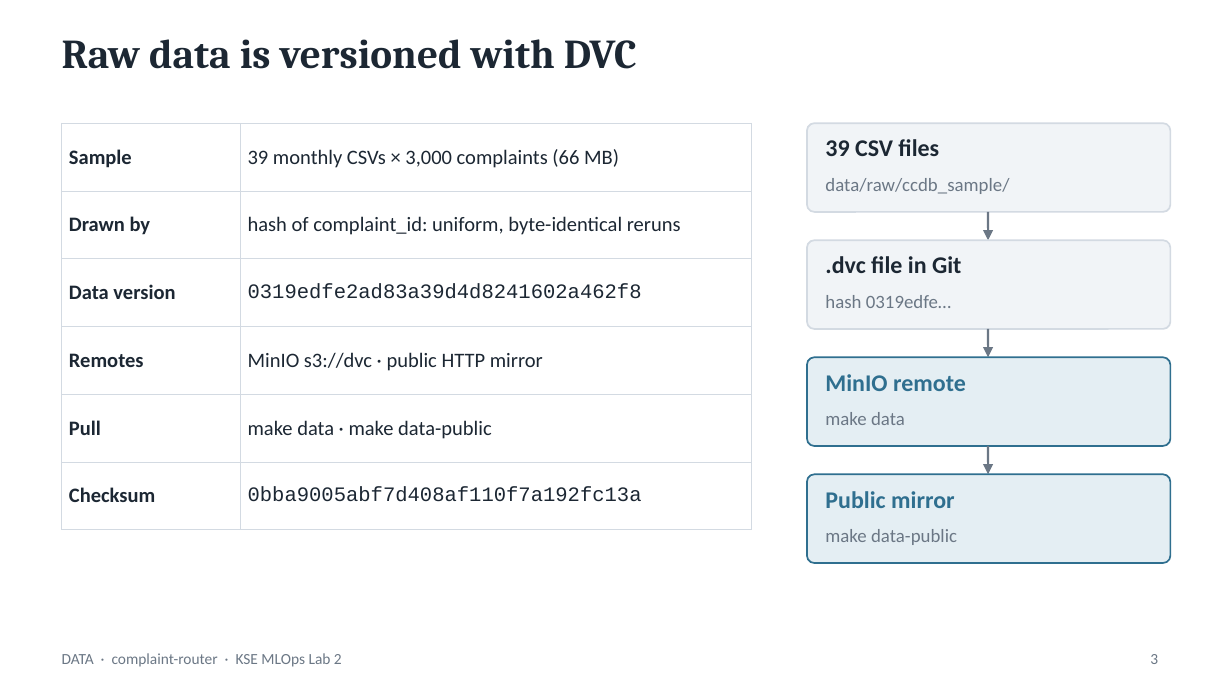
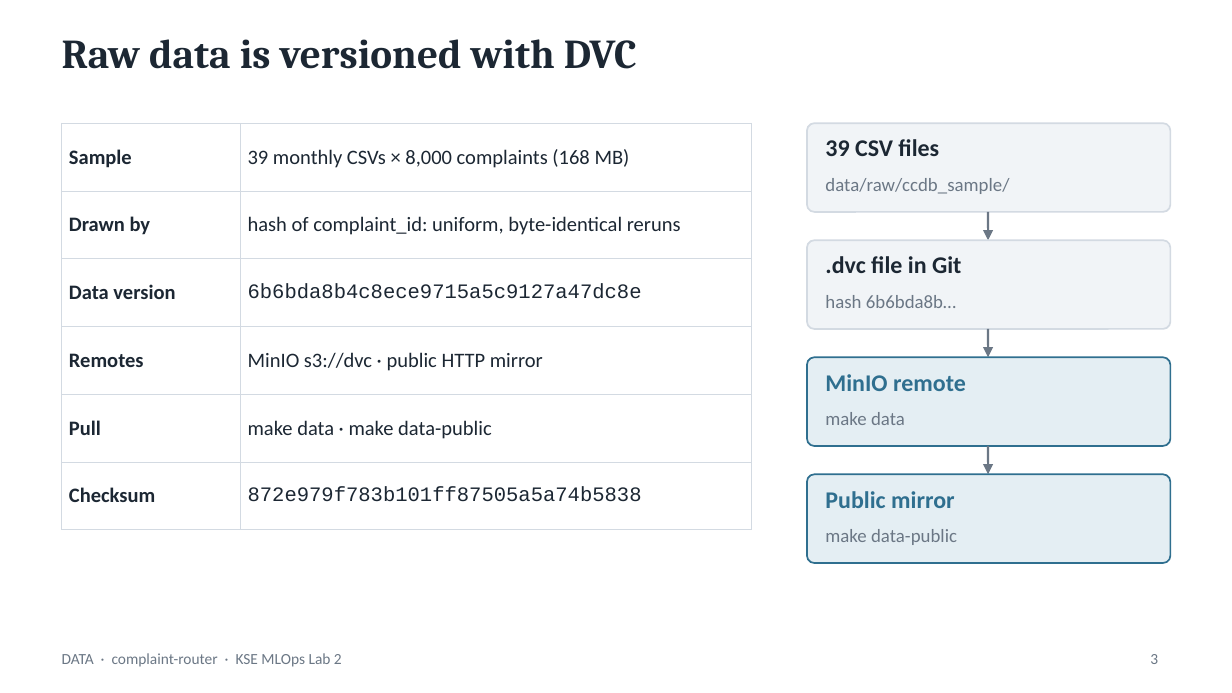
Before and after one commit to goodfrog33/kse-mlops-complaint-router, a slide deck: slide 3 of docs/presentation/complaint-router-lab2.pptx. Drawn at 1232x693 pixels with LibreOffice and Linux fonts; fonts in the diff are those of the drawing. Boxes give left, top, right and bottom in pixels: in the first picture for what was removed or moved away, otherwise in the second. Text is boxed around its words. In the diff, an @@ line names an element or a change of style, - is before the commit and + after.

```diff
--- a/docs/presentation/complaint-router-lab2.pptx
+++ b/docs/presentation/complaint-router-lab2.pptx
@@ table at <box>62,123,752,506</box> @@
-row 1, column 2: 39 monthly CSVs × 3,000 complaints (66 MB)
+row 1, column 2: 39 monthly CSVs × 8,000 complaints (168 MB)
-row 3, column 2: 0319edfe2ad83a39d4d8241602a462f8
+row 3, column 2: 6b6bda8b4c8ece9715a5c9127a47dc8e
-row 6, column 2: 0bba9005abf7d408af110f7a192fc13a
+row 6, column 2: 872e979f783b101ff87505a5a74b5838
@@ text at <box>825,295,956,308</box>: text changed @@
-hash 0319edfe…
+hash 6b6bda8b…
```
Also in this commit, not shown: 9 other slides changed, 10 other files.
